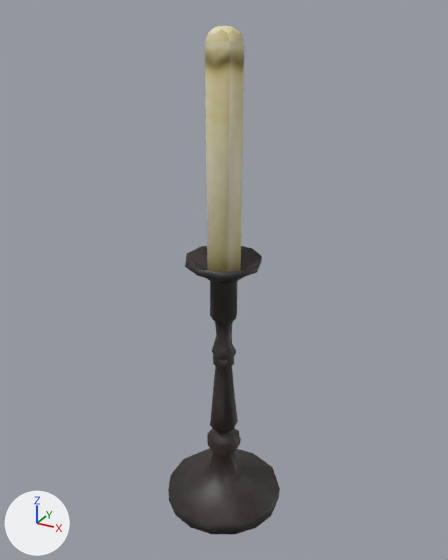
The Blender file models/furniture/candle/candle_stick.blend, before and after one commit.
Rendered twice from a 50 mm camera at (0.441, -0.788, 0.83) aimed at (0.0, 0.014, 0.429). The axes (+X, +Y, +Z) are drawn at lower left. The lights are the same throughout. The older version comes first.

Names of what the first picture shows: 'CandleStand.001', 'CandleStick.001'.
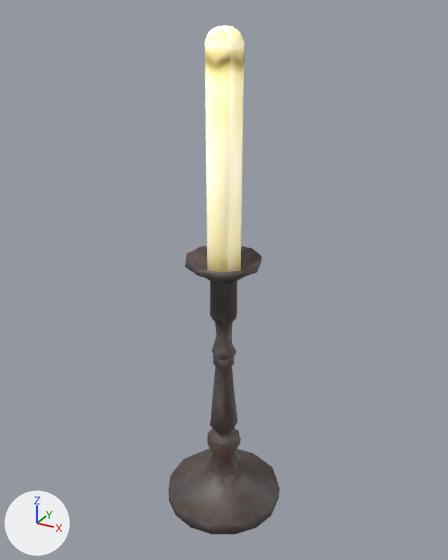
Where the change shows, as pixel boxes [x1, y1, x2, y2] in the pictures (448 x 560 px):
'CandleStand.001', recoloured (lighter)
    both: [168, 246, 280, 534]
'CandleStick.001', recoloured (lighter)
    both: [205, 26, 244, 272]

The change, as a list of edits to the scene's bpy script:
```text
Change mat_material:
    add n3 = _N.new('ShaderNodeMixRGB'); n3.name = 'InventoryVisibility'
    add n3.blend_type = 'MULTIPLY'
    add n3.inputs[0].default_value = 1.0  # 'Factor'
    add n3.inputs[2].default_value = (3.0, 3.0, 3.0, 1.0)  # 'Color2', white #ffffff
    where n2 = _N.new('ShaderNodeTexImage'); n2.name = 'Image Texture'
    where n0 = _N.new('ShaderNodeBsdfPrincipled'); n0.name = 'Principled BSDF'
    remove _L.new(n2.outputs[0], n0.inputs[0])  # 'Color' to 'Base Color'
    add _L.new(n2.outputs[0], n3.inputs[1])  # 'Color' to 'Color1'
    add _L.new(n3.outputs[0], n0.inputs[0])  # 'Color' to 'Base Color'
Change mat_material_001:
    add n3 = _N.new('ShaderNodeMixRGB'); n3.name = 'InventoryVisibility'
    add n3.blend_type = 'MULTIPLY'
    add n3.inputs[0].default_value = 1.0  # 'Factor'
    add n3.inputs[2].default_value = (3.0, 3.0, 3.0, 1.0)  # 'Color2', white #ffffff
    where n2 = _N.new('ShaderNodeTexImage'); n2.name = 'Image Texture'
    where n0 = _N.new('ShaderNodeBsdfPrincipled'); n0.name = 'Principled BSDF'
    remove _L.new(n2.outputs[0], n0.inputs[0])  # 'Color' to 'Base Color'
    add _L.new(n2.outputs[0], n3.inputs[1])  # 'Color' to 'Color1'
    add _L.new(n3.outputs[0], n0.inputs[0])  # 'Color' to 'Base Color'
```
